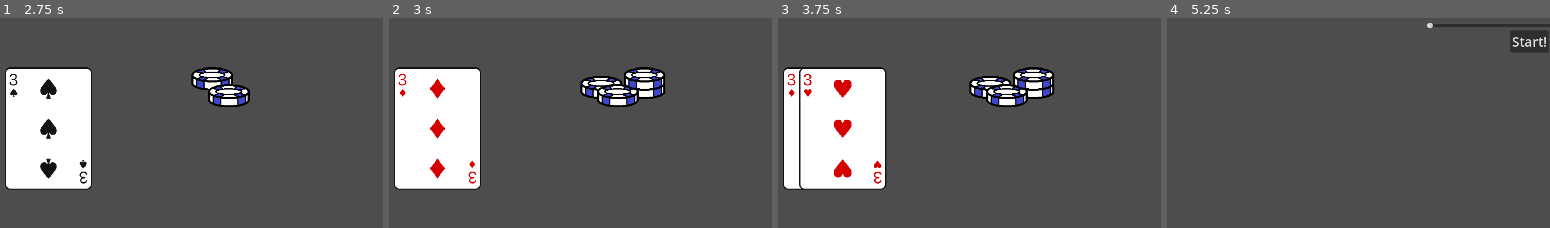
Above: before the commit, frames 1-4 (left to right).
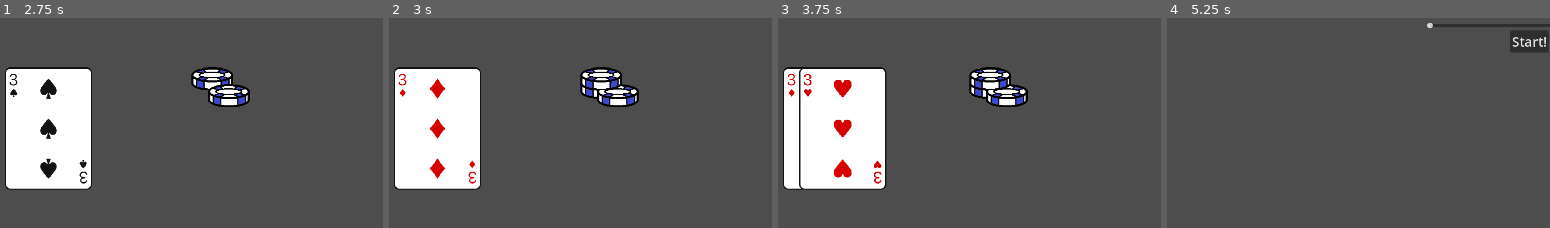
Above: after the commit, the same moments.

Repository: Tofutush/blackjack-with-sky
Game: Godot game, scene res://scenes/Start/Start.tscn
The game is run twice, just before and just after one commit, with the same random seed, the same clock (stepped at 60 frames per second) and the same inputs.
Inputs:
- Up to frame 1 (2.75 s): click "Start" at 0.5 s; click "Start!" at 1.25 s; click "Split" at 2 s
- Up to frame 2 (3 s): click "Double down" at 2.75 s
- Up to frame 3 (3.75 s): click "Hit" at 3.5 s
- Up to frame 4 (5.25 s): click "Stand" at 4.25 s; click "Continue" at 5 s
The pictures show only the part of the screen within x 0-50%, y 38-88%; the shares and areas given below are measured in that part.

Frame 1 is identical in both runs. In frame 2, 2.1% of the frame differs, in the area x 49-73%, y 23-39%; in frame 3, 2.1%; in frame 4, nothing differs.

Commit message:
chip display double down fix

Diff:
--- a/scenes/Chips/chips.gd
+++ b/scenes/Chips/chips.gd
@@ -22,7 +22,7 @@
 var img = preload("res://assets/chip red.png")
 
 func _ready() -> void:
-	clearChips()
+	clearDisplay()
 
 func setChips(number: int) -> void:
 	dict = calcNumber(number)
@@ -33,7 +33,9 @@
 		dict[key] *= 2
 	showChips()
 
+# TODO: currently adding more chips (double down only) will push the bottom down instead of highering — fix that
 func showChips() -> void:
+	clearDisplay()
 	for key in dict:
 		if dict[key] != 0:
 			var node = VBoxContainer.new()
@@ -52,9 +54,11 @@
 func clearChips() -> void:
 	for key in dict:
 		dict[key] = 0
+	hide()
+
+func clearDisplay() -> void:
 	for child in $HBoxContainer.get_children():
 		child.queue_free()
-	hide()
 
 func calcNumber(number: int) -> Dictionary:
 	dict['black'] = int(floor(number / 100.0))
